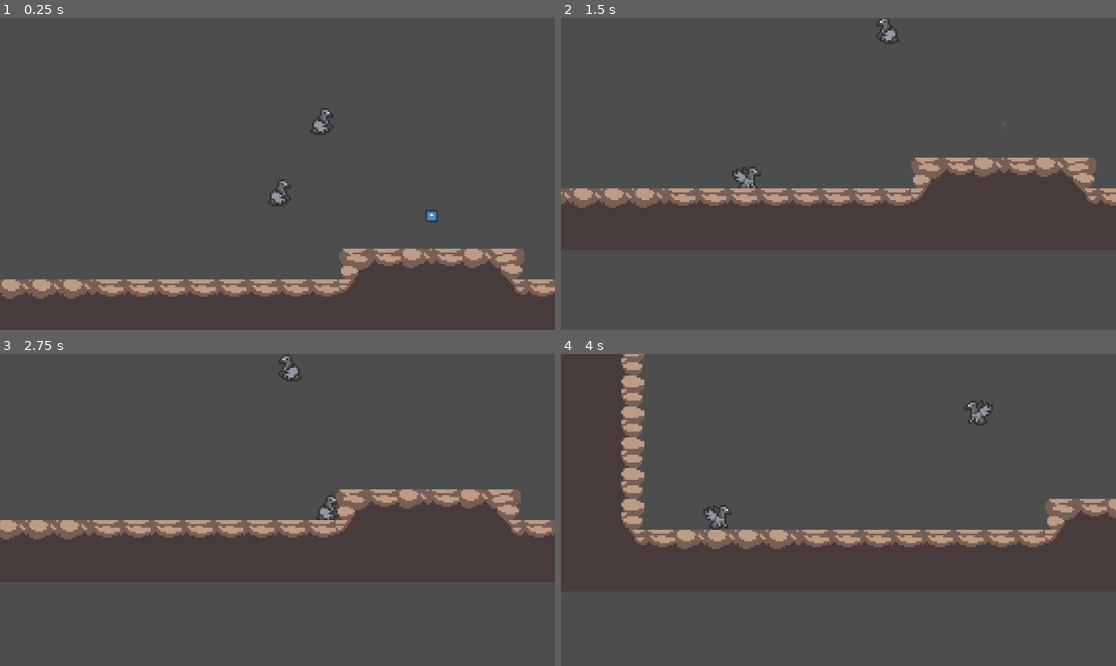
Above: before the commit, frames 1-4 (two rows, left to right).
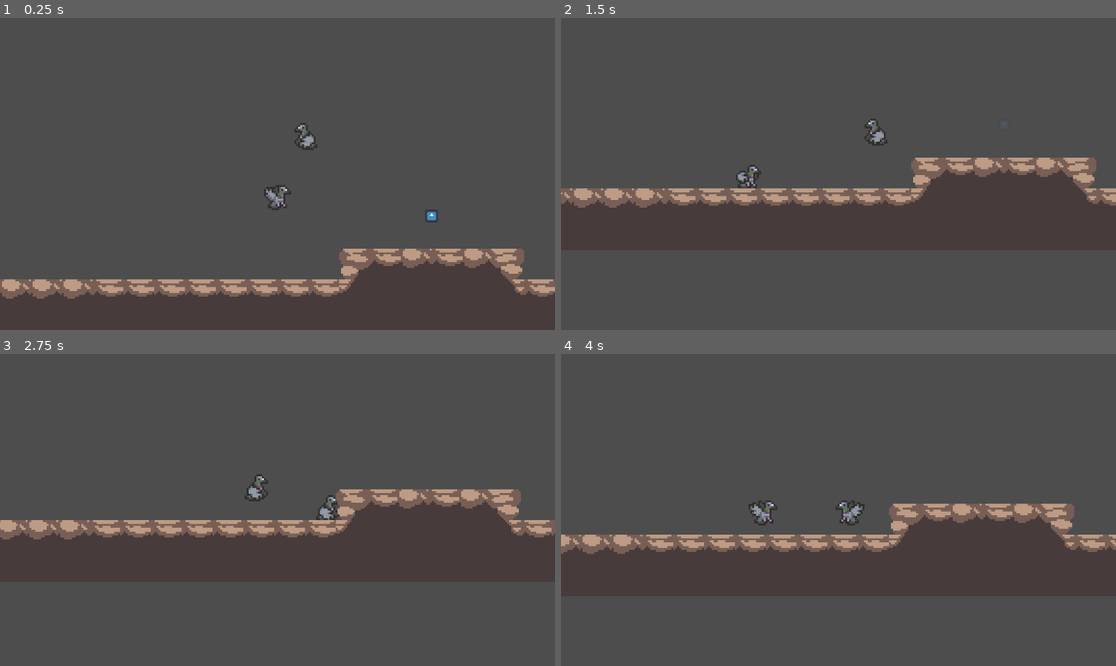
Above: after the commit, the same moments.

Repository: emmadilemma320/ludum_dare_
Game: Godot game, scene res://scenes/game.tscn
Two runs of this game, one before a commit and one after it. Both use one fixed random seed, a clock stepped at 60 frames per second and the inputs below. The engine's default icon, where the game draws it, is replaced by a stand-in: a white triangle on a blue panel in a dark square.
Inputs:
- Up to frame 1 (0.25 s): no input
- Up to frame 2 (1.5 s): hold Right (right) 0.53-1.28 s; tap Down (dive) at 0.6 s; tap Up (flap) at 0.77, 1.07 s; hold Left (left) from 1.28 s (still down); tap C (interact) at 1.35 s
- Up to frame 3 (2.75 s): tap Up (flap) at 1.52, 1.82 s; release Left (left) at 2.03 s; hold Right (right) from 2.03 s (still down); tap Down (dive) at 2.1 s
- Up to frame 4 (4 s): tap C (interact) at 2.85 s; tap Up (flap) at 3.02, 3.32, 3.77 s; release Right (right) at 3.53 s; hold Left (left) from 3.53 s (still down); tap Down (dive) at 3.6 s

The runs differ from the first frame. In frame 1, 0.6% of the frame differs, in the area x 47-61%, y 28-62%; in frame 2, 0.6%; in frame 3, 0.4%; in frame 4, 9.9%, in the area x 0-100%, y 0-65%.

Commit message:
Added enemy following player
Added a global script for global variables. Enemy now follows the player. Updated speed of enemy. Added ready function to player script.

Diff:
--- a/project.godot
+++ b/project.godot
@@ -14,6 +14,10 @@
 run/main_scene="uid://d2ojxhddjdhi5"
 config/features=PackedStringArray("4.4", "Forward Plus")
 config/icon="res://icon.svg"
+
+[autoload]
+
+Global="*res://scripts/global.gd"
 
 [input]
 
--- a/scenes/player.tscn
+++ b/scenes/player.tscn
@@ -62,4 +62,4 @@
 [node name="AnimatedSprite2D" type="AnimatedSprite2D" parent="."]
 sprite_frames = SubResource("SpriteFrames_ur7pv")
 autoplay = "default"
-frame_progress = 0.92413
+frame_progress = 0.359576
--- a/scripts/crow_enemy.gd
+++ b/scripts/crow_enemy.gd
@@ -1,28 +1,33 @@
 class_name CrowEnemy extends CharacterBody2D
 
-const speed: int = 10
+const speed: int = 40
 
 var dir: Vector2
 var player_detected: bool
+var player: CharacterBody2D
+
+func _ready():
+	player_detected = true
 
 func _process(delta: float) -> void:
 	move(delta)
 	animate()
 
 func move(delta):
-	if ! player_detected:
+	if player_detected:
+		player = Global.player
+		dir = position.direction_to(player.position)
+		velocity = dir * speed
+	else:
 		velocity += dir * speed * delta
 	move_and_slide()
 
 func animate():
 	var sprite = $AnimatedSprite2D
-	if dir.x == -1: # left
+	if dir.x < 0: # left
 		sprite.flip_h = true
-	elif dir.x == 1: # right
+	elif dir.x > 0: # right
 		sprite.flip_h = false
-
-func _ready():
-	player_detected = false
 
 func _on_timer_timeout() -> void:
 	$Timer.wait_time = rand_from([1.0, 1.5, 2.0])
--- a/scripts/ghost_player.gd
+++ b/scripts/ghost_player.gd
@@ -4,6 +4,9 @@
 
 @export var speed: float
 @export var gravity: float
+
+func _ready() -> void:
+	Global.player = self
 
 func _physics_process(delta: float) -> void:
 	var dir = Input.get_vector("left", "right", "flap", "dive")
--- /dev/null
+++ b/scripts/global.gd
@@ -0,0 +1,3 @@
+extends Node
+
+var player: CharacterBody2D
Not shown: 1 places in scenes/game.tscn that only renumber resources
Not shown: 1 places in scenes/item_sparkle.tscn that only renumber resources
Not shown, added: scripts/global.gd.uid
